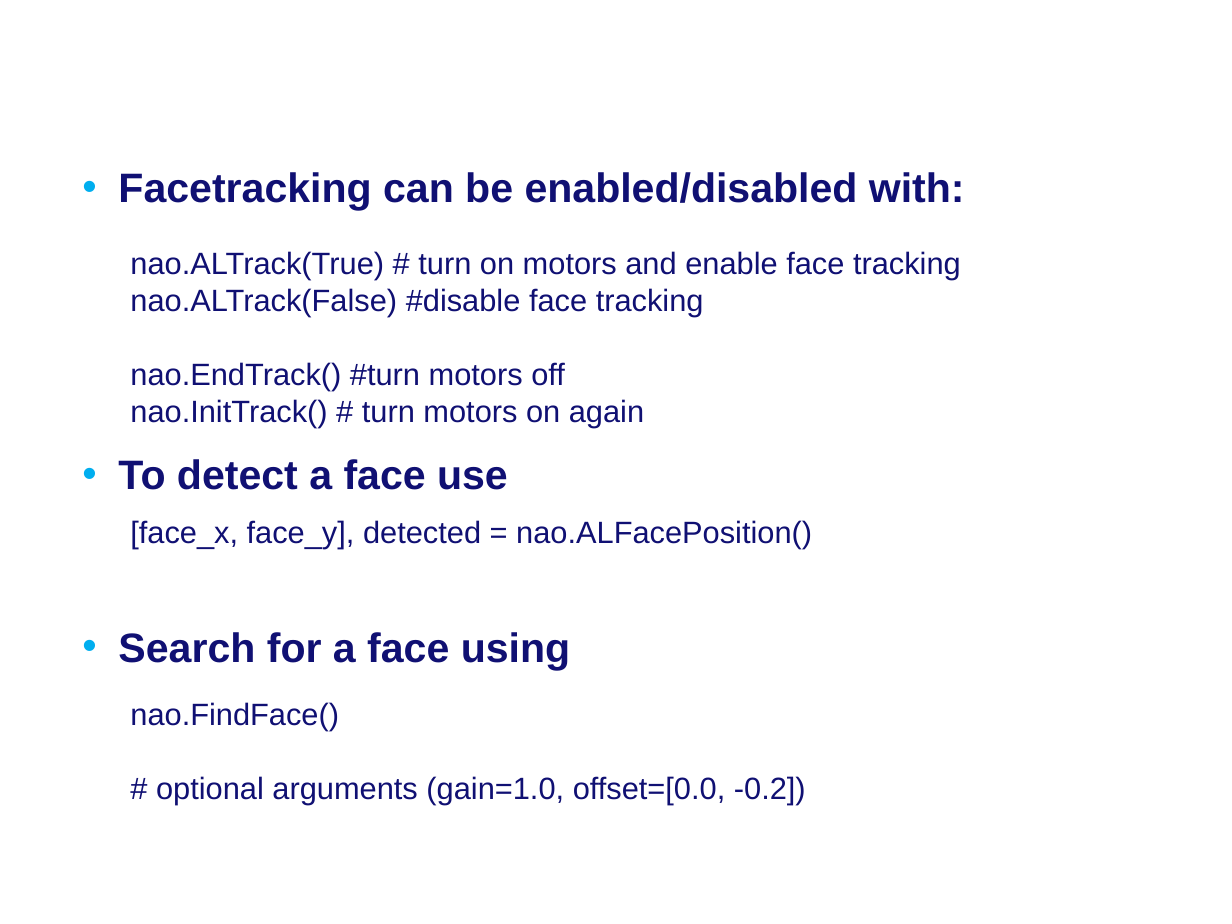
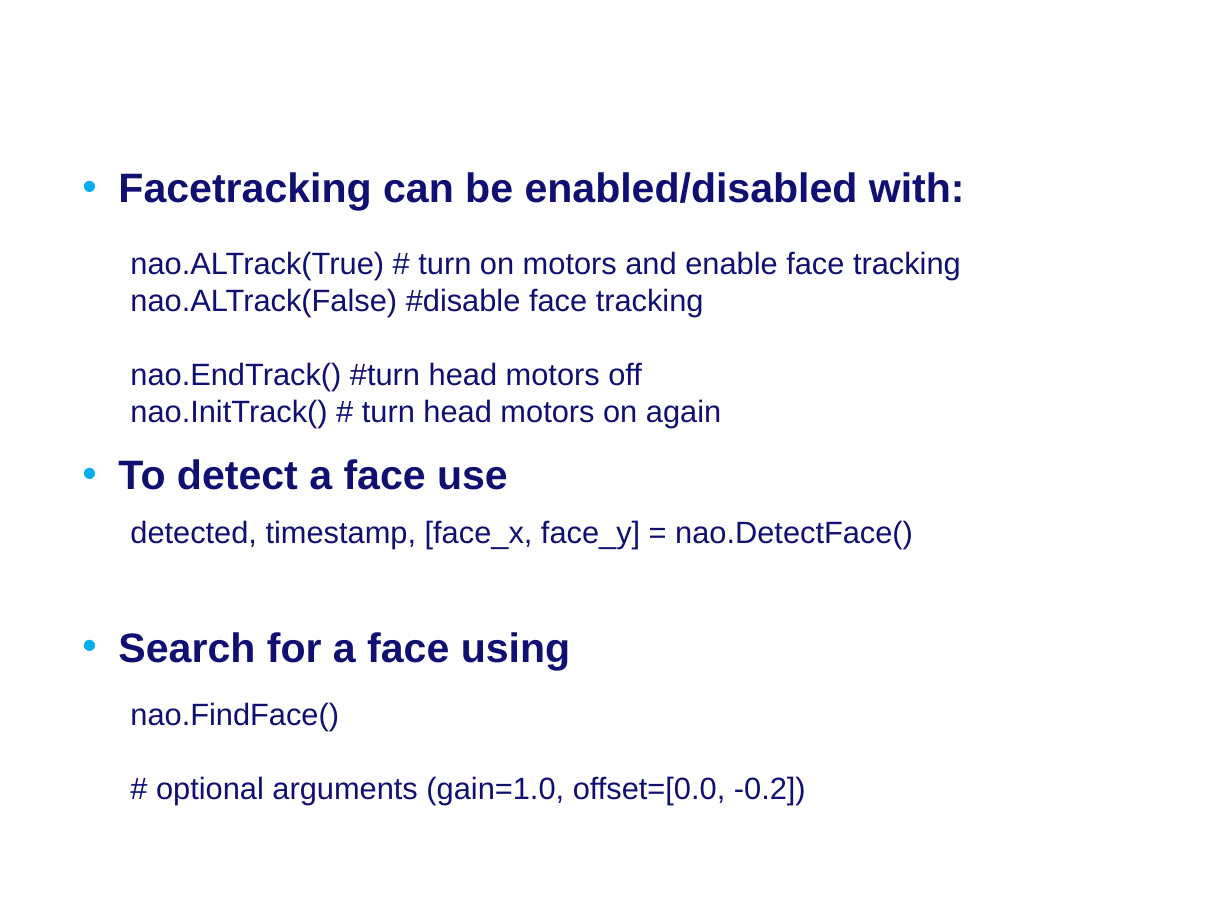
Before and after one commit to Rctue/nao-lib, a slide deck: slide 5 of Manual nao-lib.pptx. Drawn at 1232x924 pixels with LibreOffice and Linux fonts; fonts in the diff are those of the drawing; background and template pictures are left out. Boxes give left, top, right and bottom in pixels: in the first picture for what was removed or moved away, otherwise in the second. Text is boxed around its words. In the diff, an @@ line names an element or a change of style, - is before the commit and + after.

```diff
--- a/Manual nao-lib.pptx
+++ b/Manual nao-lib.pptx
@@ text at bbox=[130, 362, 721, 428]: text changed @@
-nao.EndTrack() #turn motors off
-nao.InitTrack() # turn motors on again
+nao.EndTrack() #turn head motors off
+nao.InitTrack() # turn head motors on again
@@ text at bbox=[130, 520, 913, 549]: text changed @@
-[face_x, face_y], detected = nao.ALFacePosition()
+detected, timestamp, [face_x, face_y] = nao.DetectFace()
```
Also in this commit, not shown: 3 other slides changed, 3 slides added.
